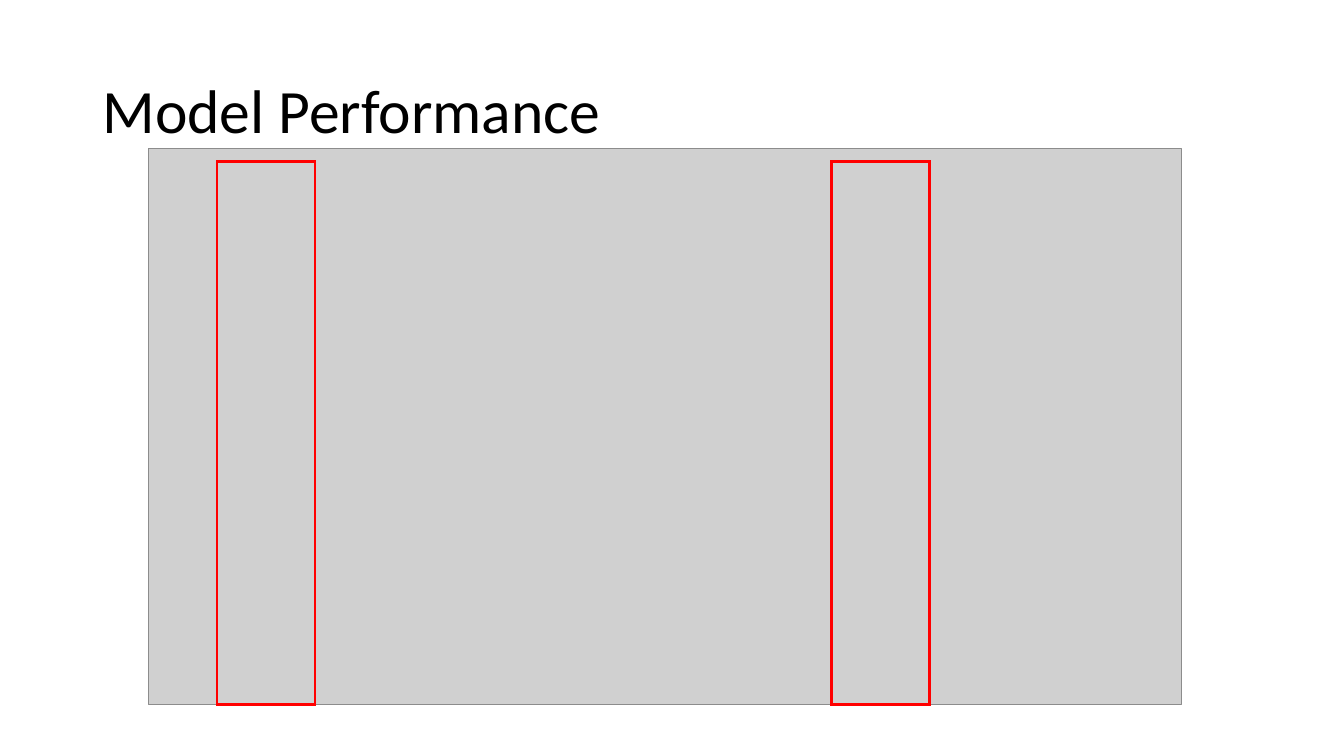
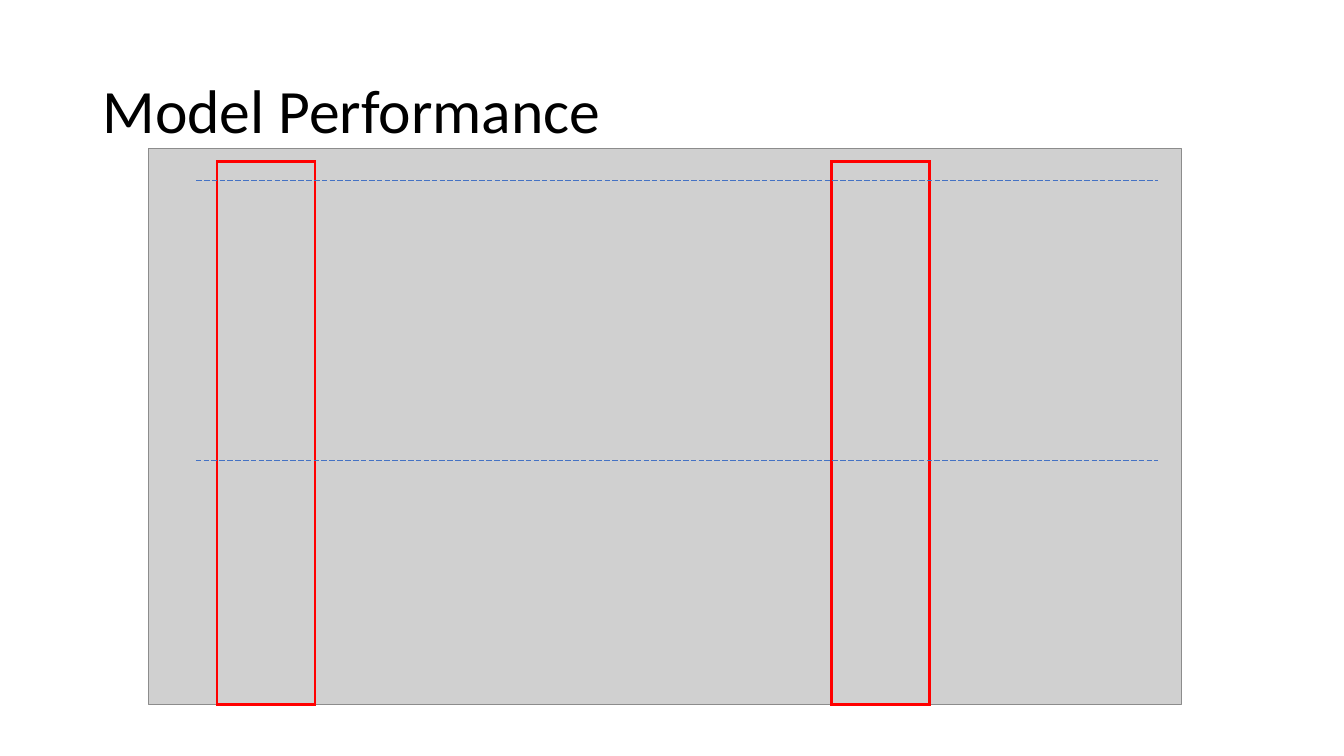
Before and after one commit to JNYH/diabetes_classifier, a slide deck: slide 11 of diabetes_classifier.pptx. Drawn at 1344x756 pixels with LibreOffice and Linux fonts; fonts in the diff are those of the drawing; grey boxes stand for pictures. Boxes give left, top, right and bottom in pixels: in the first picture for what was removed or moved away, otherwise in the second. Text is boxed around its words. In the diff, an @@ line names an element or a change of style, - is before the commit and + after.

```diff
--- a/diabetes_classifier.pptx
+++ b/diabetes_classifier.pptx
@@ line added from (196, 180) to (1158, 180), #4472C4 0.5 pt dashed @@
@@ line added from (196, 460) to (1157, 460), #4472C4 0.5 pt dashed @@
```
Also in this commit, not shown: 2 other slides changed.
